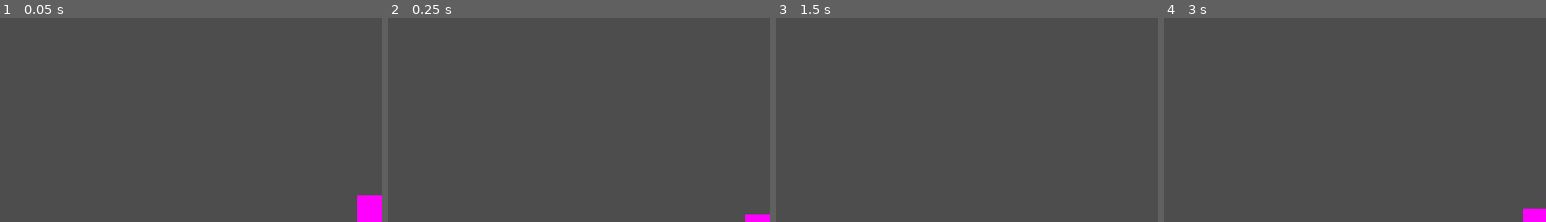
Above: before the commit, frames 1-4 (left to right).
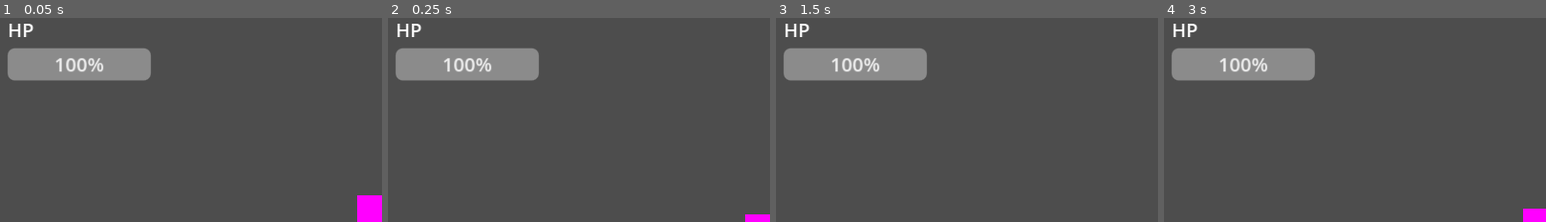
Above: after the commit, the same moments.

Repository: matbloxoficial-dev/world-corrupted
Game: Godot game, scene res://scenes/levels/nivel_prueba.tscn
Same seed, same stepped clock (60 frames per second), same inputs: the game is played once before the commit and once after it. The project has no main scene, so this scene is started directly.
Inputs (mouse positions are % of the whole screen's width and height, from its top left):
- Up to frame 1 (0.05 s): no input
- Up to frame 2 (0.25 s): no input
- Up to frame 3 (1.5 s): move the mouse to (72, 42) at 0.52 s; hold D (move_right) from 0.53 s (still down); click (72, 42) at 0.6 s; tap Space (jump) at 0.77 s; move the mouse to (30, 53) at 1.27 s; tap Shift (dash) at 1.35 s
- Up to frame 4 (3 s): tap Space (jump) at 1.52 s; move the mouse to (60, 24) at 2.02 s; release D (move_right) at 2.03 s; hold A (move_left) 2.03-2.78 s; right-click (60, 24) at 2.1 s; move the mouse to (45, 68) at 2.77 s; hold D (move_right) from 2.78 s (still down); click (45, 68) at 2.85 s
The pictures show only the part of the screen within x 2-52%, y 0-50%; the shares and areas given below are measured in that part.

The runs differ from the first frame. In frame 1, 6.1% of the frame differs, in the area x 2-40%, y 2-31%; in frame 2, 6.1%; in frame 3, 6.1%; in frame 4, 6.1%.

Commit message:
Agrego HUD basico con barra de HP

Diff:
--- a/scenes/levels/nivel_prueba.tscn
+++ b/scenes/levels/nivel_prueba.tscn
@@ -1,7 +1,8 @@
-[gd_scene load_steps=5 format=3 uid="uid://c2nrmhdibolff"]
+[gd_scene load_steps=6 format=3 uid="uid://c2nrmhdibolff"]
 
 [ext_resource type="PackedScene" uid="uid://dsmn575ms4yh" path="res://scenes/player/tekaya.tscn" id="1_guio4"]
 [ext_resource type="PackedScene" uid="uid://cwjto3bmnxdbt" path="res://scenes/enemies/enemigo_basico.tscn" id="2_uily5"]
+[ext_resource type="PackedScene" uid="uid://bqqo6xwqsedhv" path="res://scenes/ui/hud.tscn" id="3_nxs2r"]
 
 [sub_resource type="RectangleShape2D" id="RectangleShape2D_7s6c7"]
 size = Vector2(27.3906, 5.125)
@@ -73,3 +74,5 @@
 
 [node name="Enemigo" parent="Suelo" instance=ExtResource("2_uily5")]
 position = Vector2(1207, 231)
+
+[node name="HUD" parent="." instance=ExtResource("3_nxs2r")]
--- /dev/null
+++ b/scenes/ui/hud.tscn
@@ -0,0 +1,25 @@
+[gd_scene load_steps=2 format=3 uid="uid://bqqo6xwqsedhv"]
+
+[ext_resource type="Script" path="res://scripts/hud.gd" id="1_qdmaf"]
+
+[node name="HUD" type="CanvasLayer" groups=["hud"]]
+script = ExtResource("1_qdmaf")
+
+[node name="MarginContainer" type="MarginContainer" parent="."]
+offset_right = 40.0
+offset_bottom = 40.0
+theme_override_constants/margin_left = 16
+theme_override_constants/margin_top = 16
+
+[node name="VBoxContainer" type="VBoxContainer" parent="MarginContainer"]
+layout_mode = 2
+
+[node name="LabelHP" type="Label" parent="MarginContainer/VBoxContainer"]
+layout_mode = 2
+text = "HP"
+
+[node name="BarraHP" type="ProgressBar" parent="MarginContainer/VBoxContainer"]
+custom_minimum_size = Vector2(120, 14)
+layout_mode = 2
+max_value = 80.0
+value = 80.0
--- /dev/null
+++ b/scripts/hud.gd
@@ -0,0 +1,6 @@
+extends CanvasLayer
+
+func actualizar_hp(hp_actual: int, hp_maximo: int) -> void:
+	$MarginContainer/VBoxContainer/BarraHP.max_value = hp_maximo
+	$MarginContainer/VBoxContainer/BarraHP.value = hp_actual
+	$MarginContainer/VBoxContainer/LabelHP.text = "HP: " + str(hp_actual) + " / " + str(hp_maximo)
--- a/scripts/tekaya.gd
+++ b/scripts/tekaya.gd
@@ -18,6 +18,7 @@
 const TIEMPO_CARGA = 0.8
 const VENTANA_COMBO = 0.5
 
+var hud = null
 var dash_timer = 0.0
 var dash_cooldown_timer = 0.0
 var is_dashing = false
@@ -153,6 +154,9 @@
 	hp -= cantidad
 	print("HP: ", hp, " / ", MAX_HP)
 
+	if hud:
+		hud.actualizar_hp(hp, MAX_HP)
+
 	if hp <= 0:
 		morir()
 		return
@@ -166,6 +170,7 @@
 	await get_tree().create_timer(1.2).timeout
 	get_tree().reload_current_scene()
 
+@warning_ignore("unused_parameter")
 func _on_hitbox_area_entered(area: Area2D) -> void:
 	pass
 
@@ -191,3 +196,6 @@
 	$Visual/Hitbox.monitoring = true
 	$Visual/Hitbox.monitorable = true
 	print("Patada giratoria — daño: ", DANO_PATADA, " | Cooldown: ", COOLDOWN_PATADA, "s")
+
+func _ready() -> void:
+	hud = get_tree().get_first_node_in_group("hud")
